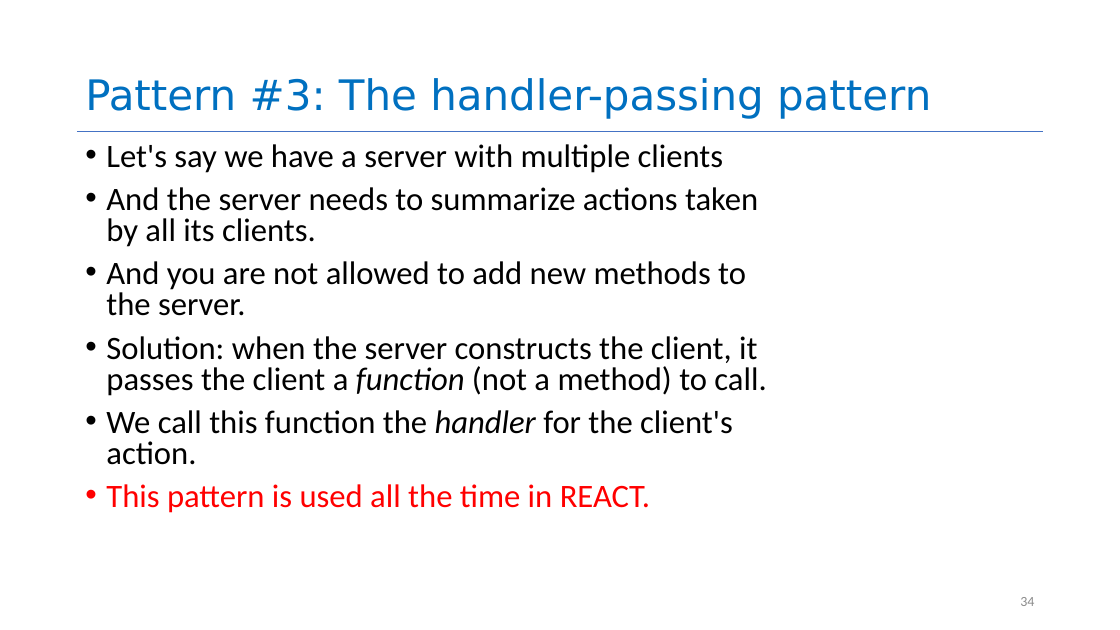
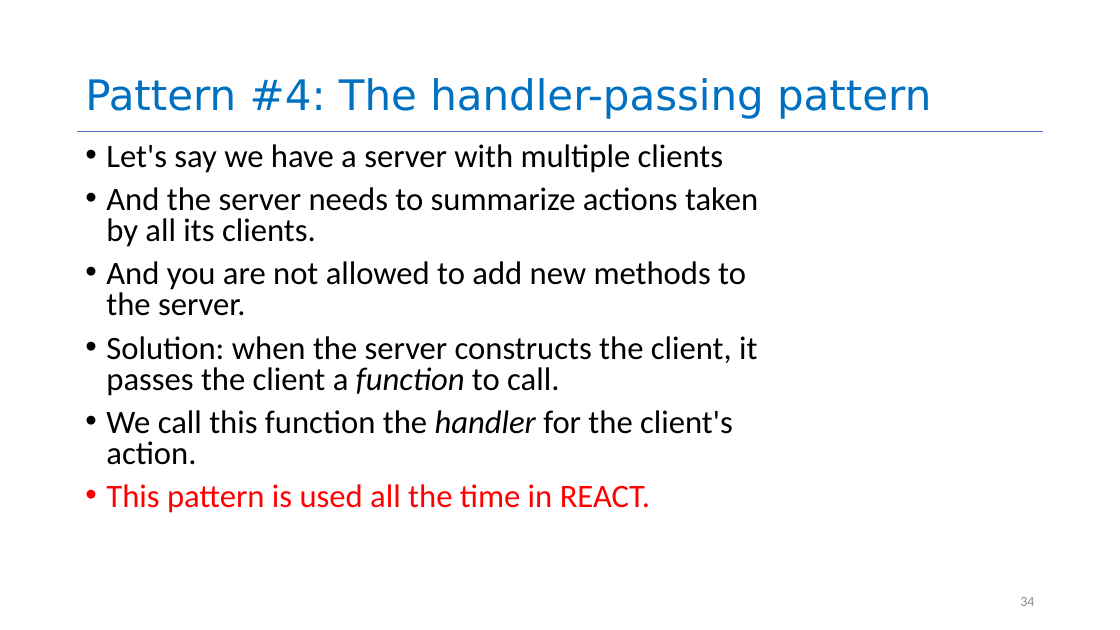
Before and after one commit to neu-se/CS4530-Spring-2024, a slide deck: slide 34 of Slides/Module 05 Interaction-Level Design Patterns.pptx. Drawn at 1120x630 pixels with LibreOffice and Linux fonts; fonts in the diff are those of the drawing. Boxes give left, top, right and bottom in pixels: in the first picture for what was removed or moved away, otherwise in the second. Text is boxed around its words. In the diff, an @@ line names an element or a change of style, - is before the commit and + after.

```diff
--- a/Slides/Module 05 Interaction-Level Design Patterns.pptx
+++ b/Slides/Module 05 Interaction-Level Design Patterns.pptx
@@ title at bbox=[85, 78, 931, 119]: text changed @@
-Pattern #3: The handler-passing pattern
+Pattern #4: The handler-passing pattern
@@ text at bbox=[106, 336, 757, 396]: text changed @@
-• Solution: when the server constructs the client, it passes the client a function (not a method) to call.
+• Solution: when the server constructs the client, it passes the client a function to call.
```
Also in this commit, not shown: 6 other slides changed, 2 other files.
